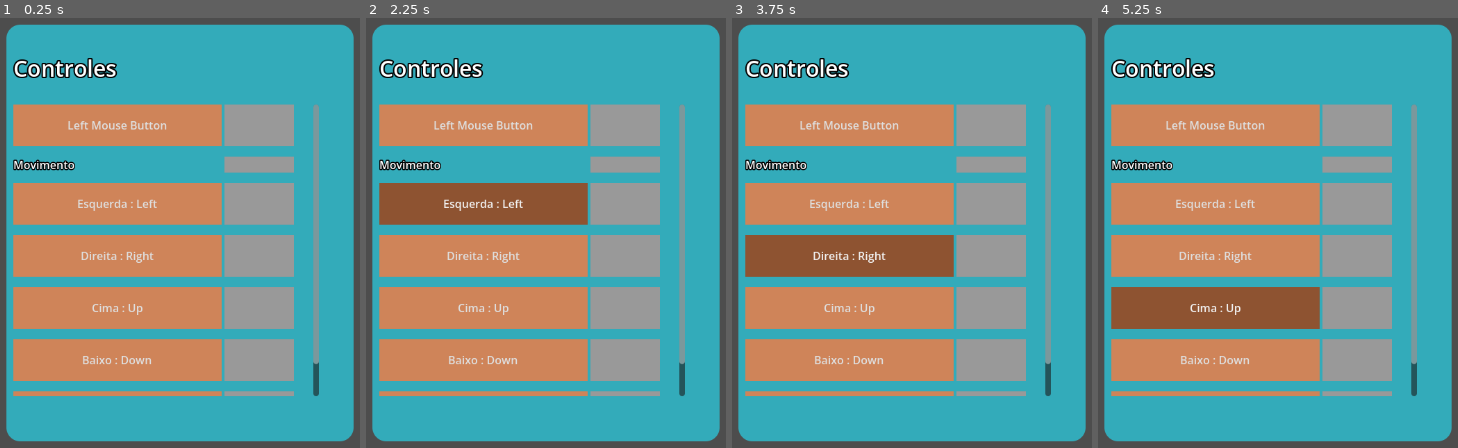
Above: before the commit, frames 1-4 (left to right).
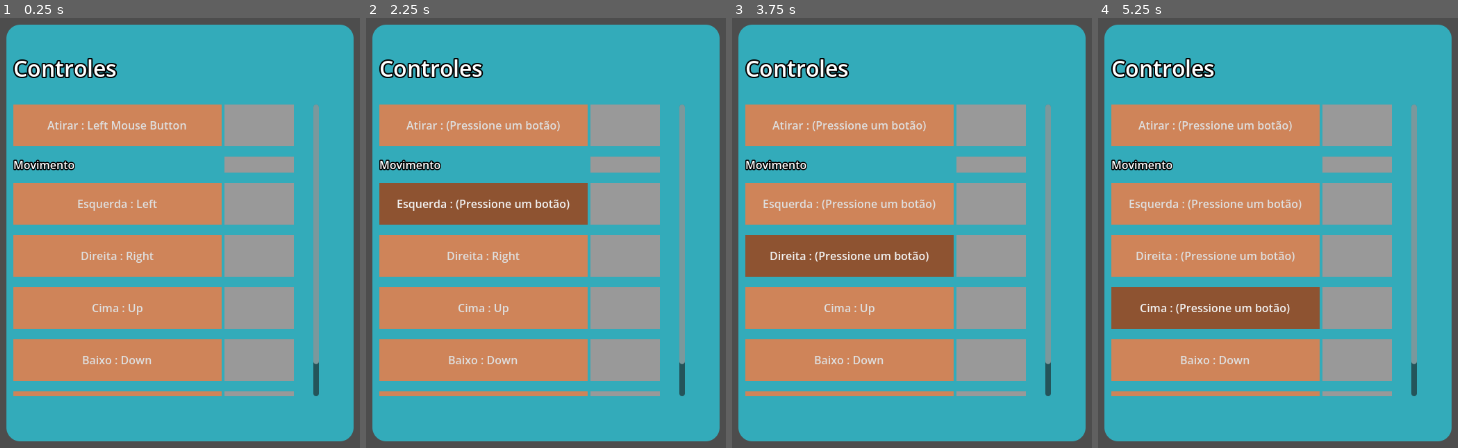
Above: after the commit, the same moments.

Repository: KidovieckF/ecos-tg
Game: Godot game, scene res://Cenas/Mundo/keyBind.tscn
Same seed, same stepped clock (60 frames per second), same inputs: the game is played once before the commit and once after it. This scene is started directly instead of the project's main scene.
Inputs:
- Up to frame 1 (0.25 s): no input
- Up to frame 2 (2.25 s): click "Left Mouse Button" (after the commit: "Atirar : Left Mouse Button") at 0.5 s; click "Left Mouse Button" (after the commit: "Atirar : (Pressione um botão)") at 1.25 s; click "Esquerda : Left" at 2 s
- Up to frame 3 (3.75 s): click "Esquerda : Left" (after the commit: "Esquerda : (Pressione um botã…") at 2.75 s; click "Direita : Right" at 3.5 s
- Up to frame 4 (5.25 s): click "Direita : Right" (after the commit: "Direita : (Pressione um botão)") at 4.25 s; click "Cima : Up" at 5 s

The runs differ from the first frame. In frame 1, 0.4% of the frame differs, in the area x 13-52%, y 23-27%; in frame 2, 1.0%; in frame 3, 1.5%; in frame 4, 1.9%, in the area x 8-57%, y 23-70%.

Commit message:
att 12/08 11:21
Implementação de Dash e conserto da config de teclas

Diff:
--- a/Cenas/Mundo/keyBind.tscn
+++ b/Cenas/Mundo/keyBind.tscn
@@ -173,4 +173,9 @@
 layout_mode = 2
 theme_override_styles/normal = SubResource("StyleBoxFlat_dn3do")
 
+[connection signal="pressed" from="GridContainer/Panel/MarginContainer/VBoxContainer2/VScrollBar/HBoxContainer/VBoxContainer/keyBindBtn" to="." method="_on_key_bind_btn_pressed"]
+[connection signal="pressed" from="GridContainer/Panel/MarginContainer/VBoxContainer2/VScrollBar/HBoxContainer/VBoxContainer/keyBindBtn2" to="." method="_on_key_bind_btn_2_pressed"]
+[connection signal="pressed" from="GridContainer/Panel/MarginContainer/VBoxContainer2/VScrollBar/HBoxContainer/VBoxContainer/keyBindBtn3" to="." method="_on_key_bind_btn_3_pressed"]
+[connection signal="pressed" from="GridContainer/Panel/MarginContainer/VBoxContainer2/VScrollBar/HBoxContainer/VBoxContainer/keyBindBtn4" to="." method="_on_key_bind_btn_4_pressed"]
+[connection signal="pressed" from="GridContainer/Panel/MarginContainer/VBoxContainer2/VScrollBar/HBoxContainer/VBoxContainer/keyBindBtn5" to="." method="_on_key_bind_btn_5_pressed"]
 [connection signal="pressed" from="GridContainer/Panel/MarginContainer/VBoxContainer2/VScrollBar/HBoxContainer/VBoxContainer/voltarBtn" to="." method="_on_voltar_btn_pressed"]
--- a/Scripts/Mundo/keyBind.gd
+++ b/Scripts/Mundo/keyBind.gd
@@ -1,31 +1,83 @@
 extends Control
+
 var esperando_tecla = false
+var acao_atual = "" # Guarda se é "Atirar", "ui_left", etc
+var botao_atual = null # Guarda qual botão na tela precisa ter o texto atualizado
 
 func _ready() -> void:
 	set_process_unhandled_input(false)
 	var atirar = InputMap.action_get_events("Atirar")[0].as_text()
-	%keyBindBtn.text = atirar
+
+	%keyBindBtn.text = "Atirar : " + atirar
 	%keyBindBtn2.text = "Esquerda : " + InputMap.action_get_events("ui_left")[0].as_text()
 	%keyBindBtn3.text = "Direita : " + InputMap.action_get_events("ui_right")[0].as_text()
 	%keyBindBtn4.text = "Cima : " + InputMap.action_get_events("ui_up")[0].as_text()
 	%keyBindBtn5.text = "Baixo : " + InputMap.action_get_events("ui_down")[0].as_text()
 
-func _on_key_bind_btn_pressed() -> void:
-	esperando_tecla = true
-	set_process_unhandled_input(true)
-	InputMap.action_erase_events("Atirar")
-	%keyBindBtn.text = "Pressione um botão"
-
 func _unhandled_input(event):
 	if esperando_tecla == true:
-		if event is InputEventKey or InputEventMouseButton:
-			InputMap.action_erase_events("Atirar")
-			InputMap.action_add_event("Atirar", event)
-			%keyBindBtn.text = event.as_text()
+		if (event is InputEventKey or event is InputEventMouseButton) and event.is_pressed():
+			# Agora usamos a variável dinâmica em vez da palavra fixa!
+			InputMap.action_erase_events(acao_atual)
+			InputMap.action_add_event(acao_atual, event)
+
+			# Atualizamos o texto com base no botão certo!
+			if acao_atual == "Atirar":
+				botao_atual.text = "Atirar : " + event.as_text()
+			elif acao_atual == "ui_left":
+				botao_atual.text = "Esquerda : " + event.as_text()
+			elif acao_atual == "ui_right":
+				botao_atual.text = "Direita : " + event.as_text()
+			elif acao_atual == "ui_up":
+				botao_atual.text = "Cima : " + event.as_text()
+			elif acao_atual == "ui_down":
+				botao_atual.text = "Baixo : " + event.as_text()
+
 			get_viewport().set_input_as_handled()
 			esperando_tecla = false
 			set_process_unhandled_input(false)
 
+# --- BOTÕES ---
+
+func _on_key_bind_btn_pressed() -> void:
+	esperando_tecla = true
+	acao_atual = "Atirar"
+	botao_atual = %keyBindBtn
+	set_process_unhandled_input(true)
+	InputMap.action_erase_events(acao_atual)
+	botao_atual.text = "Atirar : (Pressione um botão)"
+
+func _on_key_bind_btn_2_pressed() -> void:
+	esperando_tecla = true
+	acao_atual = "ui_left"
+	botao_atual = %keyBindBtn2
+	set_process_unhandled_input(true)
+	InputMap.action_erase_events(acao_atual)
+	botao_atual.text = "Esquerda : (Pressione um botão)"
+
+func _on_key_bind_btn_3_pressed() -> void:
+	esperando_tecla = true
+	acao_atual = "ui_right"
+	botao_atual = %keyBindBtn3
+	set_process_unhandled_input(true)
+	InputMap.action_erase_events(acao_atual)
+	botao_atual.text = "Direita : (Pressione um botão)"
+
+func _on_key_bind_btn_4_pressed() -> void:
+	esperando_tecla = true
+	acao_atual = "ui_up"
+	botao_atual = %keyBindBtn4
+	set_process_unhandled_input(true)
+	InputMap.action_erase_events(acao_atual)
+	botao_atual.text = "Cima : (Pressione um botão)"
+
+func _on_key_bind_btn_5_pressed() -> void:
+	esperando_tecla = true
+	acao_atual = "ui_down"
+	botao_atual = %keyBindBtn5
+	set_process_unhandled_input(true)
+	InputMap.action_erase_events(acao_atual)
+	botao_atual.text = "Baixo : (Pressione um botão)"
 
 func _on_voltar_btn_pressed() -> void:
 	get_tree().change_scene_to_file("res://Cenas/Mundo/configs.tscn")
--- a/Scripts/Player/player.gd
+++ b/Scripts/Player/player.gd
@@ -17,6 +17,8 @@
 var vida_atual
 var vida_maxima
 var atacando = false
+var dashando = false
+var direcao_dash = Vector2.ZERO
 
 @onready var sprite = $Sprite2D
 @onready var hud = get_tree().get_first_node_in_group("HUD")
@@ -109,9 +111,21 @@
 				$Sprite2D.flip_h = false
 				$Sprite2D.play("IdleCostas")
 
-		if Input.is_action_just_pressed("Dash"):
-			velocity = direction * speed_atual * 10
-
+		if Input.is_action_just_pressed("Dash") and not dashando and direction != Vector2.ZERO:
+			dashando = true
+			direcao_dash = direction
+			pode_tomar_dano = false
+			await get_tree().create_timer(0.2).timeout
+			dashando = false
+			pode_tomar_dano = true
+		if dashando:
+			velocity = direcao_dash * speed_atual * 2.5
+		else:
+			if direction:
+				velocity = direction * speed_atual
+			else:
+				velocity.x = move_toward(velocity.x, 0, speed_atual)
+				velocity.y = move_toward(velocity.y, 0, speed_atual)
 
 	move_and_slide()
 
